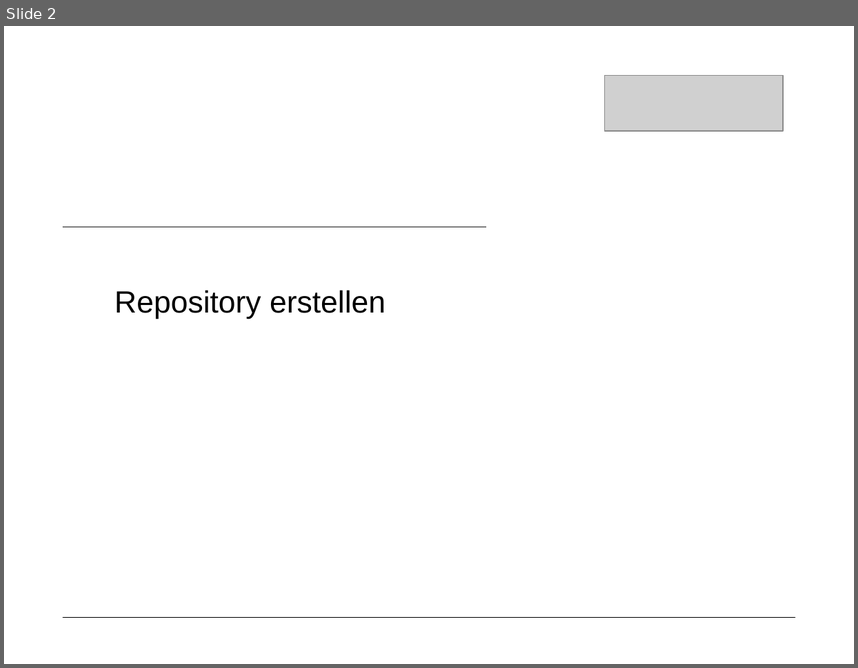
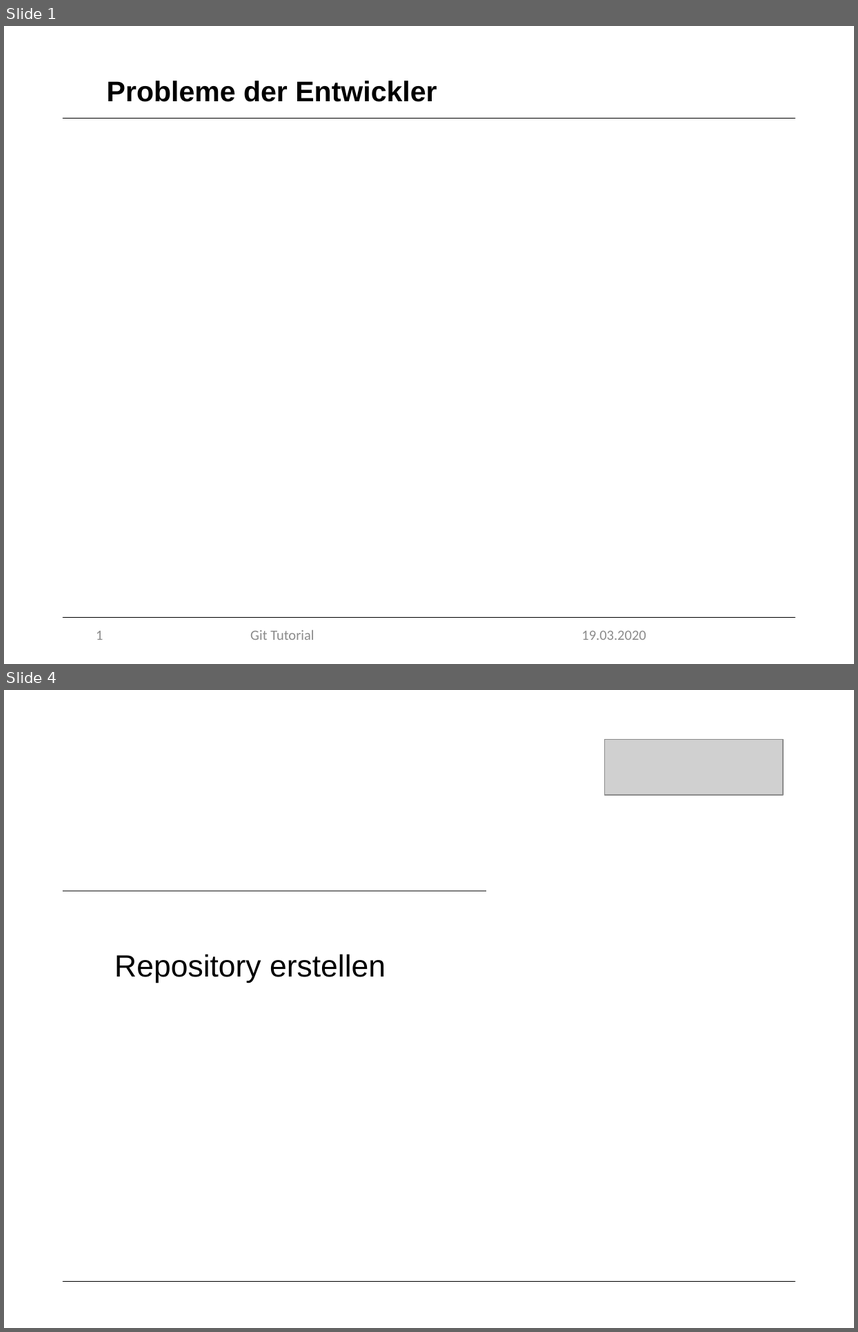
Before and after one commit to marcretzlaff/projektarbeit, a slide deck: Präsentation-90min/Präsentation-90min.pptx. Shown one above the other, each under a label of ours: slide 2 before the commit, slides 1 and 4 after it; the slides between them are not shown. The pictures are 858x668 and 858x1332 pixels, drawn with LibreOffice and Linux fonts; fonts in the diff are those of the drawing; grey boxes stand for pictures; background and template pictures are left out. Boxes give left, top, right and bottom in pixels: in the first picture for what was removed or moved away, otherwise in the second. Text is boxed around its words. In the diff, an @@ line names an element or a change of style, - is before the commit and + after.

```diff
--- a/Präsentation-90min/Präsentation-90min.pptx
+++ b/Präsentation-90min/Präsentation-90min.pptx
@@ slide 1 added at (4, 26, 854, 664), background #FFFFFF @@
@@ title added at (107, 81, 437, 102), 24 pt, text #000000, bold @@
+Probleme der Entwickler
@@ line added from (63, 118) to (795, 118), #000000 0.5 pt @@
@@ line added from (63, 617) to (795, 617), #000000 0.5 pt @@
@@ page number added at (96, 630, 103, 639), 12 pt, text #8C8C8C @@
+1
@@ text added at (250, 630, 314, 639), 12 pt, text #8C8C8C @@
+Git Tutorial
@@ text added at (582, 630, 646, 639), 12 pt, text #8C8C8C @@
+19.03.2020
@@ what was slide 2 is now slide 4 @@
```
Also in this commit, not shown: 28 slides changed, 3 other slides added, 2 slides removed.
